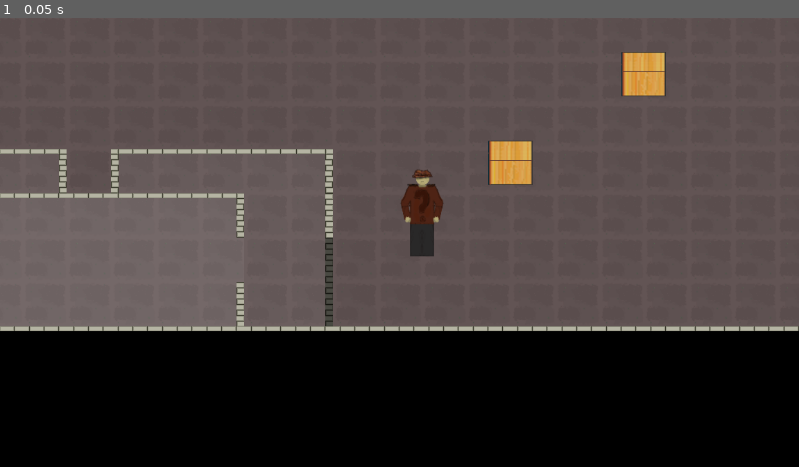
Above: before the commit, frame 1.
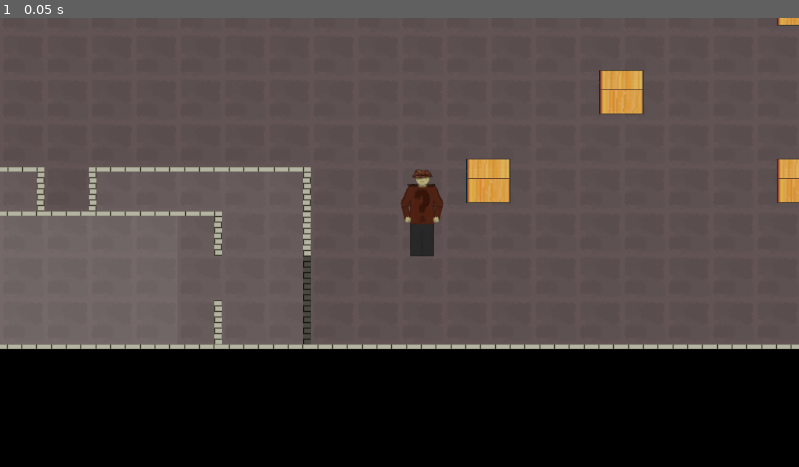
Above: after the commit, the same moment.

Repository: Alexxx180/Desert-Rage-2
Game: Godot game, scene res://assets/scenes/levels/caves/origin.tscn
Same seed, same stepped clock (60 frames per second), same inputs: the game is played once before the commit and once after it.
Inputs:
- Up to frame 1 (0.05 s): no input

The runs differ from the first frame. In frame 1, 9.6% of the frame differs, in the area x 0-100%, y 0-74%.
Error after the commit: Invalid access to property or key 'platorming' on a base object of type 'Node (processing.gd)'. (res://assets/systems/entities/characters/hero/detectors/platfo…

Commit message:
platforming processing activation review

Diff:
--- a/assets/scenes/actors/player/ray/hero/detectors/platform.tscn
+++ b/assets/scenes/actors/player/ray/hero/detectors/platform.tscn
@@ -23,3 +23,5 @@
 [node name="shape" type="CollisionShape2D" parent="walls"]
 position = Vector2(32, 10)
 shape = SubResource("RectangleShape2D_7cy6e")
+
+[connection signal="body_entered" from="walls" to="walls" method="on_ledge_encounter"]
--- a/assets/scenes/actors/player/ray/hero/detectors/platform/ledge/distance.tscn
+++ b/assets/scenes/actors/player/ray/hero/detectors/platform/ledge/distance.tscn
@@ -1,9 +1,10 @@
-[gd_scene load_steps=5 format=3 uid="uid://bjaujyu04c1j1"]
+[gd_scene load_steps=6 format=3 uid="uid://bjaujyu04c1j1"]
 
 [ext_resource type="Script" path="res://assets/systems/entities/characters/hero/detectors/platform/ledge/distance.gd" id="1_73jyu"]
 [ext_resource type="PackedScene" uid="uid://b278b0q0ly8hf" path="res://assets/scenes/actors/player/ray/hero/detectors/platform/ledge/distance/side.tscn" id="1_dl0bp"]
 [ext_resource type="PackedScene" uid="uid://bvmtaq7067rp1" path="res://assets/scenes/actors/player/ray/hero/detectors/platform/ledge/distance/center.tscn" id="2_1lqn5"]
 [ext_resource type="PackedScene" uid="uid://bkebe58hbeadp" path="res://assets/scenes/actors/player/ray/hero/detectors/platform/ledge/distance/deployment.tscn" id="4_olihy"]
+[ext_resource type="PackedScene" uid="uid://dglwfhtvwljm8" path="res://assets/scenes/actors/player/ray/hero/detectors/platform/ledge/distance/right.tscn" id="4_smvo6"]
 
 [node name="distance" type="Node2D"]
 script = ExtResource("1_73jyu")
@@ -12,7 +13,6 @@
 
 [node name="center" parent="." instance=ExtResource("2_1lqn5")]
 
-[node name="right" parent="." instance=ExtResource("1_dl0bp")]
-rotation = 3.14159
+[node name="right" parent="." instance=ExtResource("4_smvo6")]
 
 [node name="deployment" parent="." instance=ExtResource("4_olihy")]
--- /dev/null
+++ b/assets/scenes/actors/player/ray/hero/detectors/platform/ledge/distance/right.tscn
@@ -0,0 +1,16 @@
+[gd_scene load_steps=3 format=3 uid="uid://dglwfhtvwljm8"]
+
+[ext_resource type="Script" path="res://assets/systems/entities/characters/hero/detectors/platform/ledge/distance/side.gd" id="1_8t7j5"]
+[ext_resource type="PackedScene" uid="uid://m8yyhkf7osqx" path="res://assets/scenes/actors/player/ray/hero/detectors/platform/ledge/distance/side/ray.tscn" id="2_ag12y"]
+
+[node name="side" type="Node2D"]
+script = ExtResource("1_8t7j5")
+
+[node name="top" parent="." instance=ExtResource("2_ag12y")]
+target_position = Vector2(128, -128)
+
+[node name="center" parent="." instance=ExtResource("2_ag12y")]
+target_position = Vector2(160, 0)
+
+[node name="bottom" parent="." instance=ExtResource("2_ag12y")]
+target_position = Vector2(128, 128)
--- a/assets/scenes/levels/caves/origin.tscn
+++ b/assets/scenes/levels/caves/origin.tscn
@@ -19,7 +19,7 @@
 layer_1/y_sort_enabled = false
 layer_1/y_sort_origin = 0
 layer_1/z_index = 0
-layer_1/tile_data = PackedInt32Array(3276894, 0, 0, 3276895, …(628 unchanged characters)… , 65536, 0, 3473503, 65536, 0, 3342432, 65536, 0, 3407968, 65536, 0, 3473504, 65536, 0, 3342423, 65536, 0, 3342424, 65536,  …(2444 unchanged characters)…
+layer_1/tile_data = PackedInt32Array(3276894, 0, 0, 3276895, …(628 unchanged characters)… , 65536, 0, 3473503, 65536, 0, 3342432, 0, 0, 3407968, 0, 0, 3473504, 0, 0, 3342423, 65536, 0, 3342424, 65536,  …(2444 unchanged characters)…
 layer_2/name = "Walls"
 layer_2/enabled = true
 layer_2/modulate = Color(1, 1, 1, 1)
@@ -36,4 +36,4 @@
 layer_3/tile_data = PackedInt32Array(2883695, 3, 65536, 3014767, 3, 65536, 3145839, 3, 65536, 2818159, 3, 65536, 3276909, 3, 65536, 3145833, 3, 65536, 3276913, 3, 65536, 2949221, 3, 65536, 3276902, 3, 65536, 3014765, 3, 65536, 2949227, 3, 65536, 2949225, 3, 65536, 3014769, 3, 65536)
 
 [node name="group" parent="." instance=ExtResource("2_bvmv4")]
-position = Vector2(6432, 3335)
+position = Vector2(6464, 3309)
--- a/assets/systems/atom/stats/hero.gd
+++ b/assets/systems/atom/stats/hero.gd
@@ -12,8 +12,3 @@
 
 func run(input: Node) -> Vector2:
 	return input.direction * mach.value * speed.value
-
-func set_mach(increase: Array[int], x: Node, y: Node) -> void:
-	mach.value = 1
-	for plane in [x, y]: mach.value *= increase[plane.axis]
-	print("CURRENT MACH: ", mach.value)
--- a/assets/systems/entities/characters/hero/detectors/platform.gd
+++ b/assets/systems/entities/characters/hero/detectors/platform.gd
@@ -2,7 +2,9 @@
 
 @onready var ledge: Area2D = $ledge
 @onready var floors: Area2D = $floors
+@onready var walls: Area2D = $walls
 
 func set_control_entity(hero: CharacterBody2D) -> void:
 	ledge.set_control_entity(hero)
 	floors.set_control_entity(hero)
+	walls.set_control_entity(hero)
--- a/assets/systems/entities/characters/hero/detectors/platform/floors.gd
+++ b/assets/systems/entities/characters/hero/detectors/platform/floors.gd
@@ -2,7 +2,7 @@
 
 @onready var ground: Node = $ground
 @onready var surface: Node = $surface
-@onready var geometry: Node = $geometry
+@onready var geometry: CollisionShape2D = $geometry
 
 func _ready(): surface.ground = ground
 
--- a/assets/systems/entities/characters/hero/detectors/platform/ledge/distance.gd
+++ b/assets/systems/entities/characters/hero/detectors/platform/ledge/distance.gd
@@ -12,12 +12,14 @@
 func floor_search(direction: Vector2i) -> void:
 	assert(direction != Vector2i.ZERO)
 	ray = rays[direction.x][direction.y]
+	print(direction, " - DIRECTION")
+	print("RAY: ", ray.target_position)
 	if ray.is_colliding():
 		deployment.detect(ray.target_position)
 
-func reachable() -> bool:
+func unreachable() -> bool:
 	deployment.call_deferred("disable")
-	return not deployment.walls.is_colliding()
+	return deployment.walls.is_colliding()
 
 func set_control_entity(hero: CharacterBody2D) -> void:
 	deployment.hero = hero
--- a/assets/systems/entities/characters/hero/detectors/platform/ledge/ledges.gd
+++ b/assets/systems/entities/characters/hero/detectors/platform/ledge/ledges.gd
@@ -7,9 +7,9 @@
 var platforming: Node
 var decisions: Node
 
-func _update(next: int, mode: ProcessMode, surface: Callable) -> void:
+func _update(next: int, _mode: ProcessMode, _surface: Callable) -> void:
 	size = next
-	if surface.call(): platforming.process_mode = mode
+	# if surface.call(): platforming.process_mode = mode
 
 func append(next: Node2D) -> void:
 	data[next.get_instance_id()] = next
--- a/assets/systems/entities/characters/hero/processing/platforming/jump.gd
+++ b/assets/systems/entities/characters/hero/processing/platforming/jump.gd
@@ -26,7 +26,7 @@
 		detectors.distance.floor_search(direction)
 
 func jump_to_floor(surface: TileMap) -> void: # StaticBody2D
-	if not detectors.distance.reachable(): return
+	if detectors.distance.unreachable(): return
 	var F: int = hero.detectors.platform.floors.ground.tilemap.find_tile(surface)
 	if overview.surface.F != F: return
 	_jump(true, detectors.distance.route(hero))
--- a/assets/systems/entities/environment/common/surface.gd
+++ b/assets/systems/entities/environment/common/surface.gd
@@ -29,7 +29,6 @@
 		if not _is_same(body): floors.pop_back()
 	elif body is TileMap:
 		remove()
-	tilemap.tracking.entity.processing.platforming.process_mode = tilemap.tracking.entity.processing.decisions.decide(F != DEFAULT)
 		#tilemap.find_tile(body)
 
 func at_new_floor(body) -> void:
@@ -39,5 +38,4 @@
 	elif body is TileMap:
 		tile = tilemap.find_tile(body)
 		append(tile)
-	tilemap.tracking.entity.processing.platforming.process_mode = tilemap.tracking.entity.processing.decisions.decide(F != DEFAULT)
 	print("Floors: ", F, ", DEF: ", DEFAULT)
--- a/assets/systems/entities/environment/common/tilemap.gd
+++ b/assets/systems/entities/environment/common/tilemap.gd
@@ -1,6 +1,6 @@
 extends Node
 
-const FLOOR_LAYER: int = 3
+const FLOOR_LAYER: int = 1
 
 @onready var tracking: Node = $tracking
 # geometry.shape.size # CollisionObject2D:
@@ -11,14 +11,6 @@
 
 func find_tile(map: TileMap) -> int:
 	assert(tracking.direction != Vector2i.ZERO)
-
-	var pos: Vector2 = tracking.contact
-
-	print("POS: ", pos)
-	var hovered_cell = map.local_to_map(pos)
-	print("CELL: ", hovered_cell)
-	var type_name = map.tile_set.get_custom_data_layer_by_name("F")
-	print(type_name)
-	var data = map.get_cell_tile_data(FLOOR_LAYER, hovered_cell)
-	print("CUSTOM DATA: ", data.get_custom_data("F"))
-	return data.get_custom_data("F")
+	var cell = map.local_to_map(tracking.contact)
+	var tile = map.get_cell_tile_data(FLOOR_LAYER, cell)
+	return tile.get_custom_data("F")
